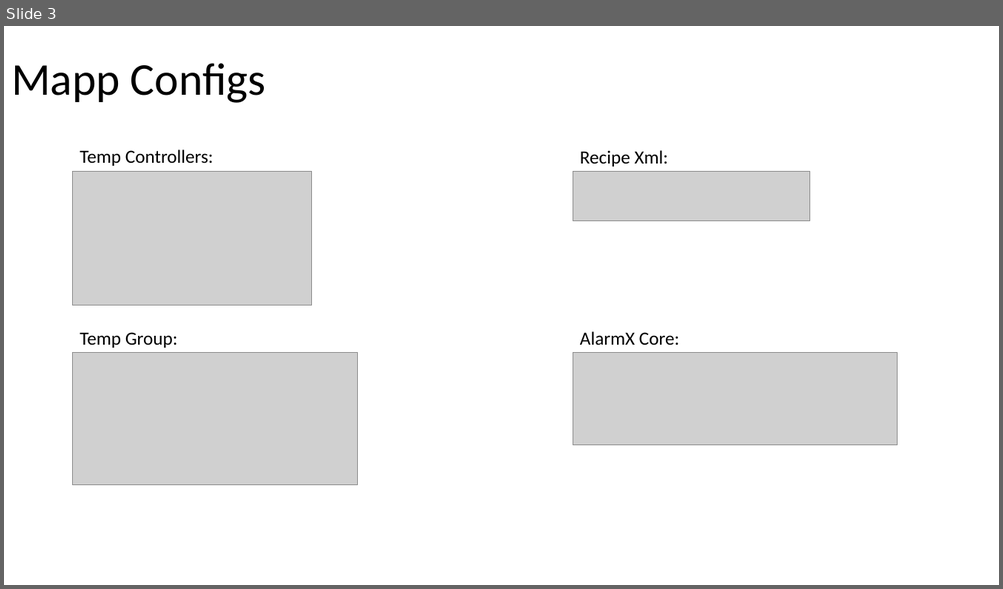
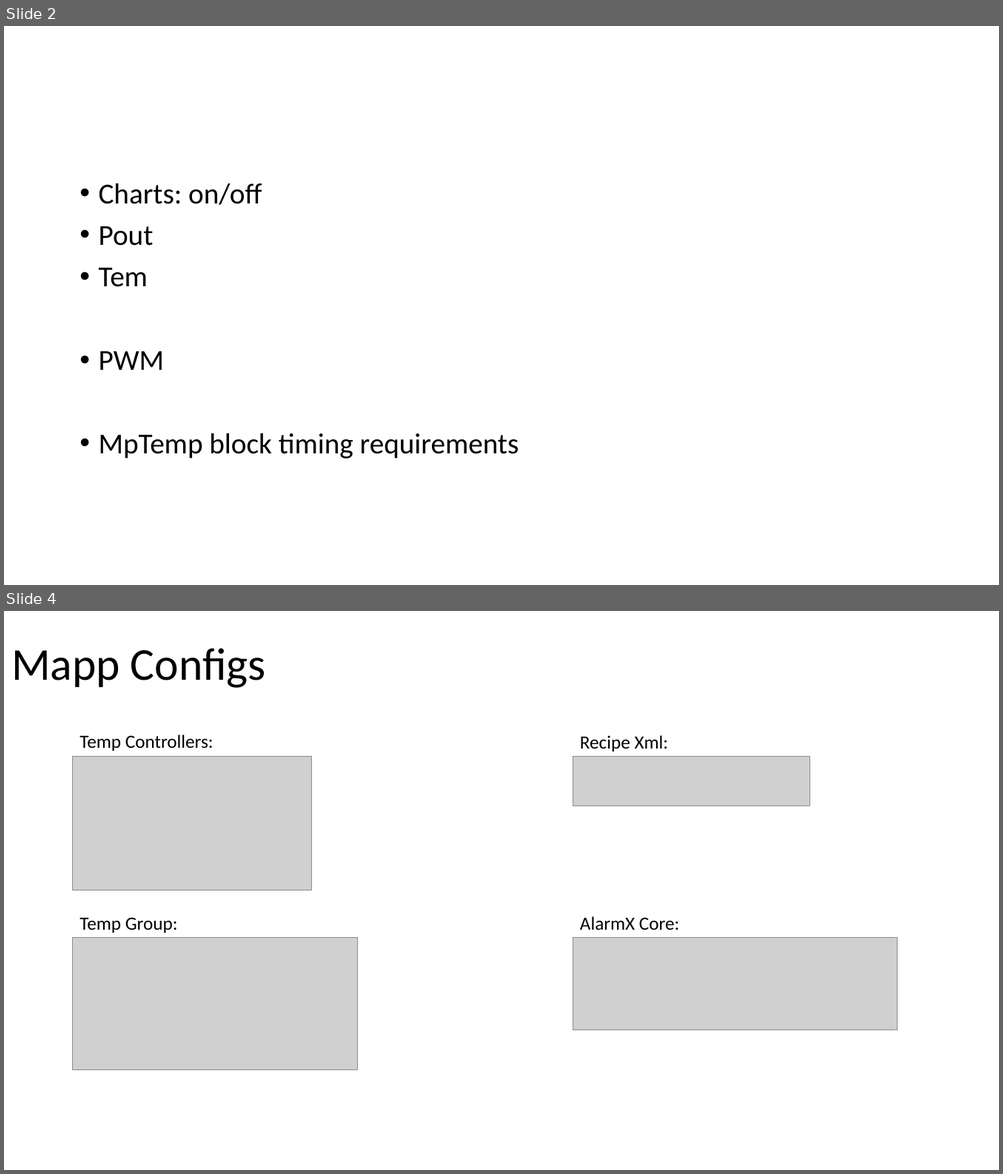
Before and after one commit to WeltyAutomation/Ecamp_PID_Lab, a slide deck: PID_Design.pptx. Shown one above the other, each under a label of ours: slide 3 before the commit, slides 2 and 4 after it; the slides between them are not shown. The pictures are 1003x589 and 1003x1174 pixels, drawn with LibreOffice and Linux fonts; fonts in the diff are those of the drawing; grey boxes stand for pictures. Boxes give left, top, right and bottom in pixels: in the first picture for what was removed or moved away, otherwise in the second. Text is boxed around its words. In the diff, an @@ line names an element or a change of style, - is before the commit and + after.

```diff
--- a/PID_Design.pptx
+++ b/PID_Design.pptx
@@ slide 2 added at <box>4,26,999,585</box>, background #FFFFFF @@
@@ text added at <box>99,183,519,459</box>, 28 pt, text #000000 @@
+• Charts: on/off
+• Pout
+• Tem
+• PWM
+• MpTemp block timing requirements
@@ what was slide 3 is now slide 4 @@
```
Also in this commit, not shown: 3 slides changed, 46 other files.
